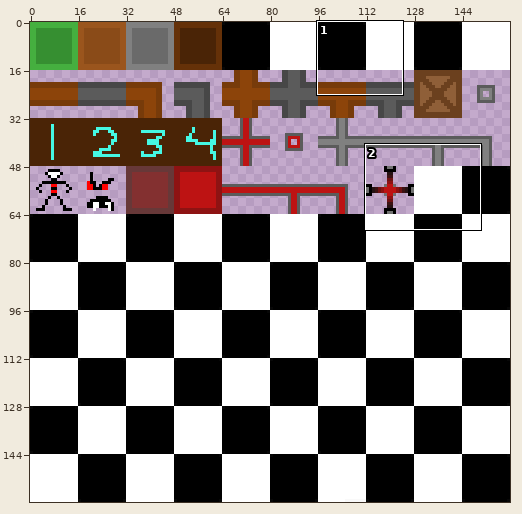
Two states of a sprite sheet, res/textures/sprite_sheet.png. The picture above shows the old version from afar; the outline marks the close-up.
Close-up. Earlier state:
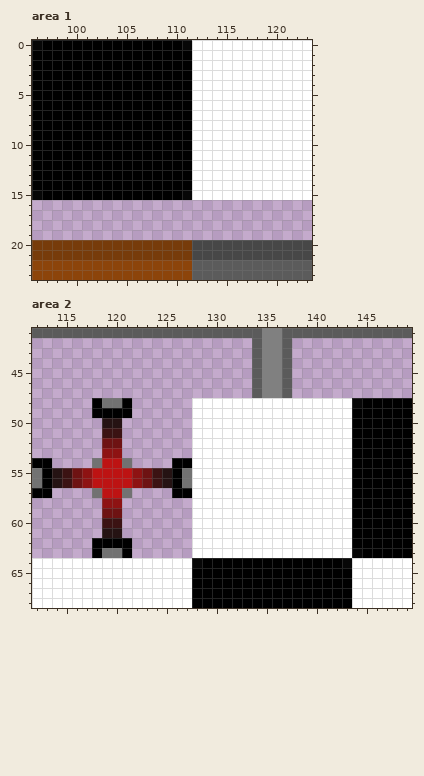
The file is 160x160 pixels. Pixels under 10% opacity are left out. Colours within 5 levels of each other are drawn and written as one. Shown: area 1: x 96..123, y 0..23; area 2: x 112..149, y 41..68.
Now the later version:
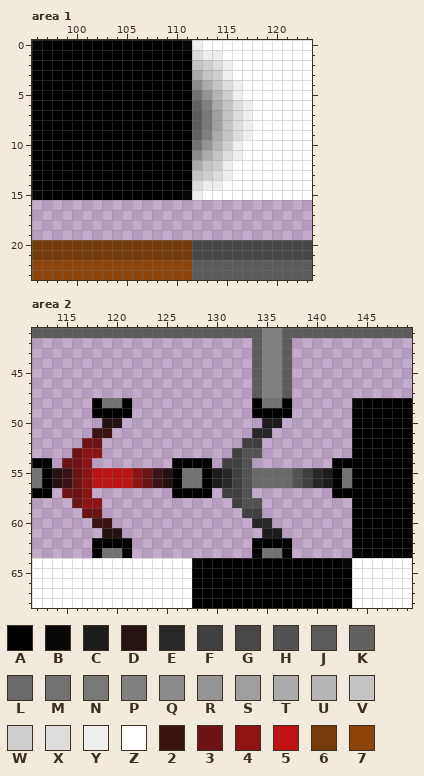
Palette (. is transparent): A #000000  B #070707  C #1c1c1c  D #251313  E #272727  F #404040  G #474747  H #525252  J #5b5b5b  K #616161  L #6a6a6a  M #727272  N #797979  P #808080  Q #8b8b8b  R #959595  S #9f9f9f  T #ababab  U #b5b5b5  V #c4c4c4  W #cecece  X #dddddd  Y #eeeeee  Z #ffffff  2 #3b1313  3 #6e1313  4 #8e1313  5 #bd1313  6 #773b0a  7 #8c440a
The exact change:
Changed rows in their new state; - is an unchanged pixel.
Area 1:
first column x 112:
 0 Y-----
 1 XYY---
 2 VWXY--
 3 TVWY--
 4 QTVXY-
 5 MRUWY-
 6 KPTVXY
 7 JNSVXY
 8 JNSVXY
 9 KPTVXY
10 MRUWY-
11 QTVXY-
12 TVWY--
13 VWXY--
14 XYY---
15 Y-----
Area 2:
first column x 115:
48 -------------......AMMA......
49 -------------......AAAA......
50 -------------.......CC.......
51 ---2-.-------......EE........
52 --33..-------.....FF.........
53 -344..-------....FHH.........
54 334....------AA.FFH........AA
55 -------------MACEFHLLLLHFECAM
56 -------------MACEFHLLLLHFECAM
57 334....------AA.FFH........AA
58 -344..-------....FHH.........
59 --33..-------.....FF.........
60 ---2-.-------......EE........
61 -------------.......CC.......
62 -------------......AAAA......
63 -------------......AMMA......
